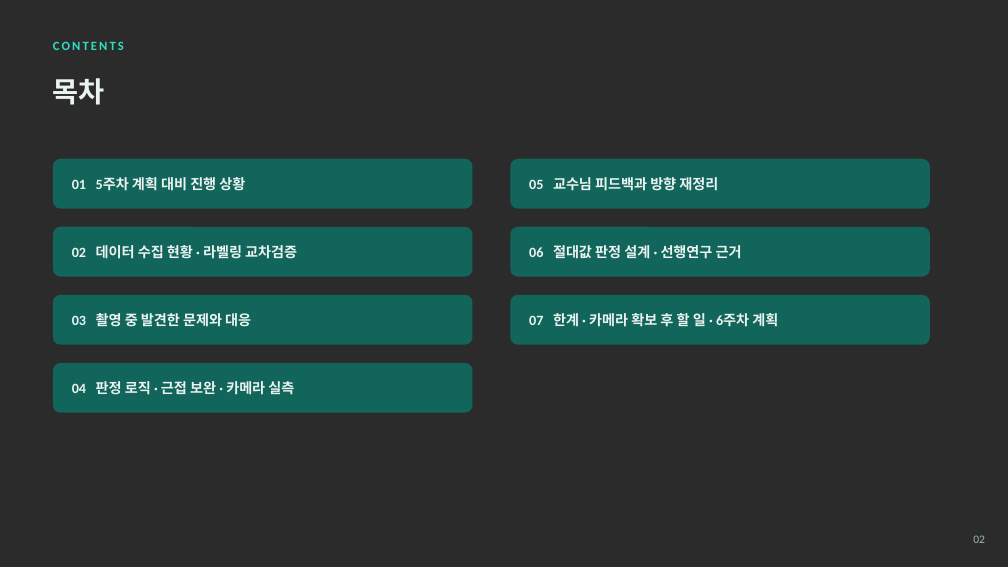
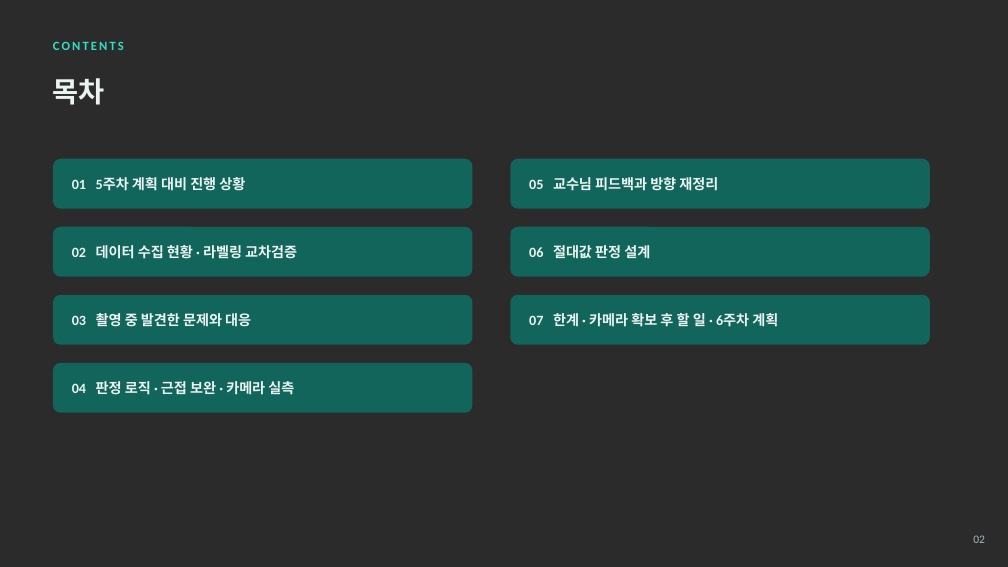
Before and after one commit to gianpark/AIoT-Project, a slide deck: slide 2 of barunjase_week5.pptx. Drawn at 1008x567 pixels with LibreOffice and Linux fonts; fonts in the diff are those of the drawing; background and template pictures are left out; a plain dark background stands for a picture behind light text. Boxes give left, top, right and bottom in pixels: in the first picture for what was removed or moved away, otherwise in the second. Text is boxed around its words. In the diff, an @@ line names an element or a change of style, - is before the commit and + after.

```diff
--- a/barunjase_week5.pptx
+++ b/barunjase_week5.pptx
@@ text at box(529, 245, 650, 259): text changed @@
-06 절대값 판정 설계 · 선행연구 근거
+06 절대값 판정 설계
```
Also in this commit, not shown: 2 other slides changed, 1 slide removed, 2 other files.
